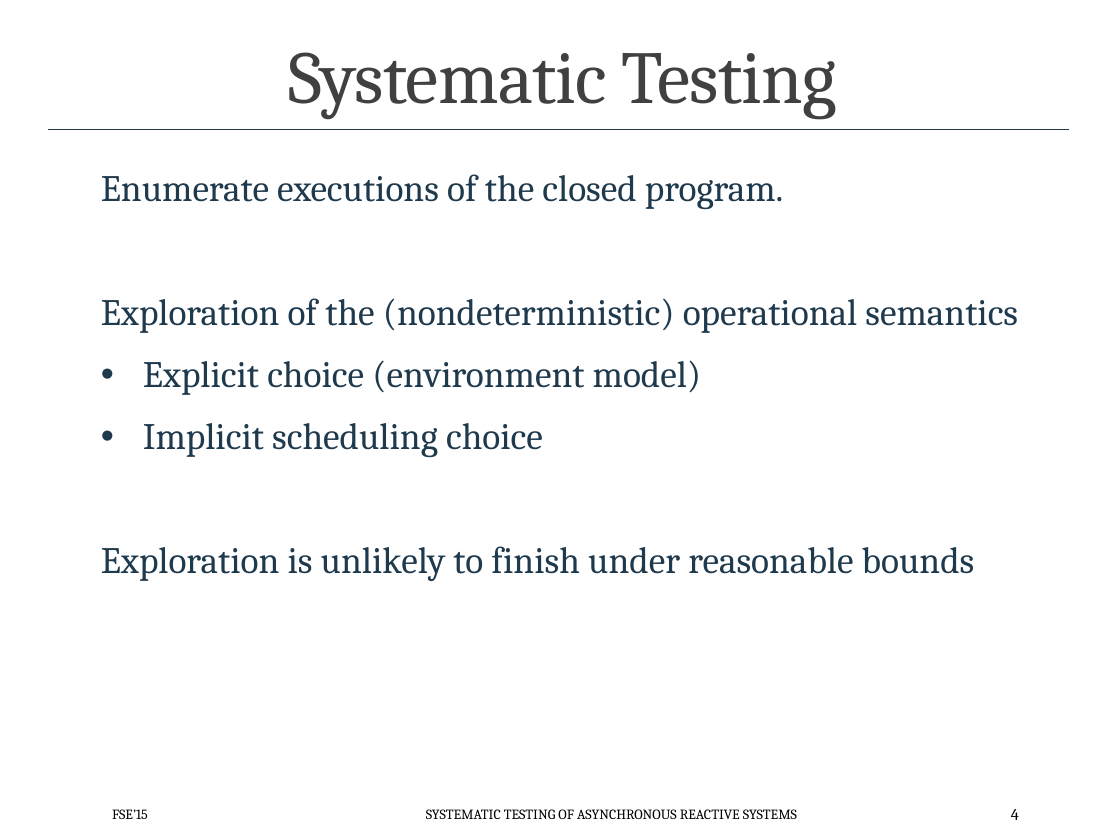
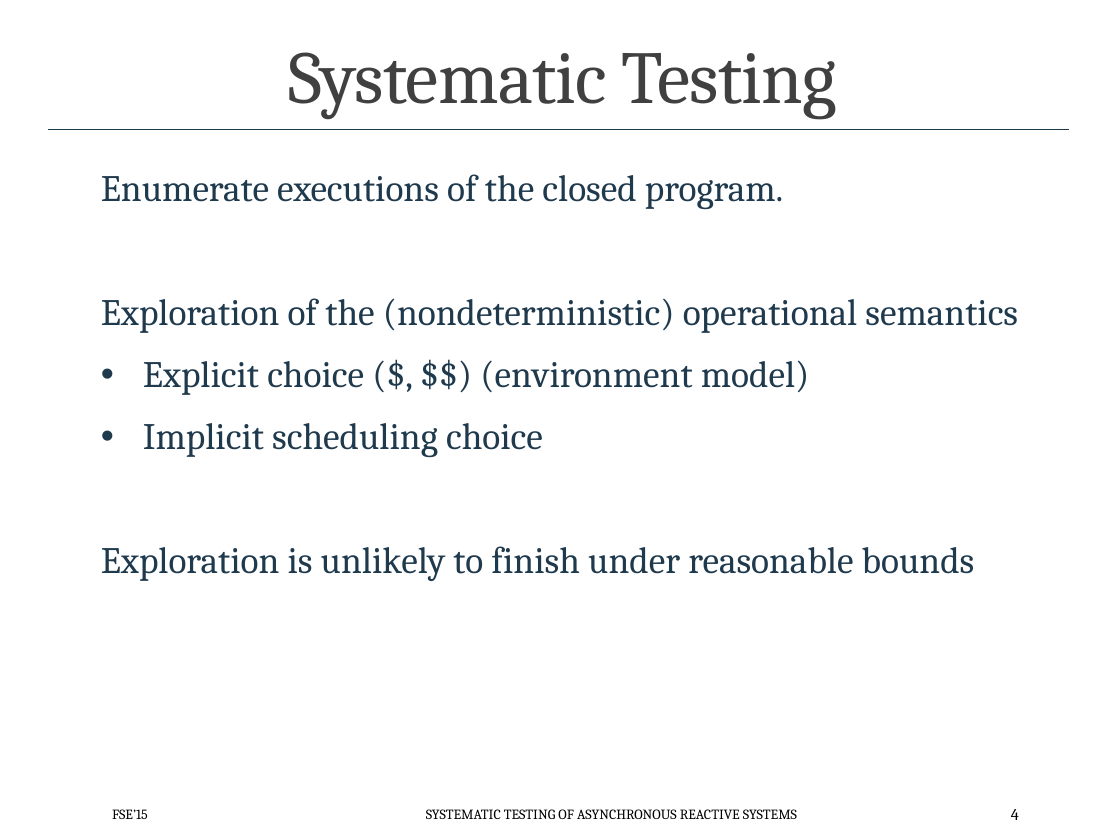
Before and after one commit to p-org/plditutorial, a slide deck: slide 4 of Presentations/MonolithicSafetyTesting.pptx. Drawn at 1120x840 pixels with LibreOffice and Linux fonts; fonts in the diff are those of the drawing. Boxes give left, top, right and bottom in pixels: in the first picture for what was removed or moved away, otherwise in the second. Text is boxed around its words. In the diff, an @@ line names an element or a change of style, - is before the commit and + after.

```diff
--- a/Presentations/MonolithicSafetyTesting.pptx
+++ b/Presentations/MonolithicSafetyTesting.pptx
@@ text at [143,360,810,395]: text changed @@
-• Explicit choice (environment model)
+• Explicit choice ($, $$) (environment model)
```
Also in this commit, not shown: 1 other slide changed, 2 other files.
